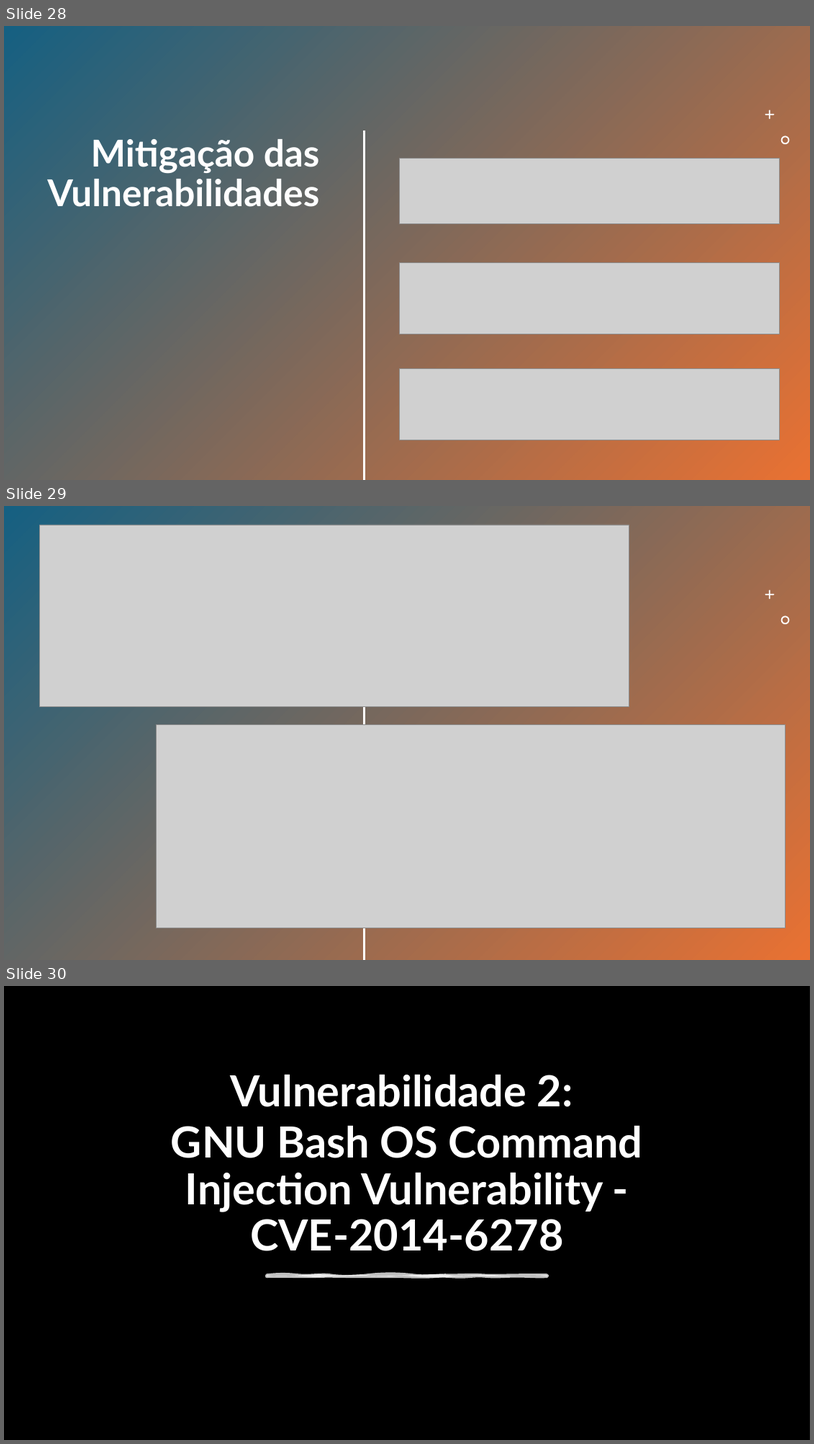
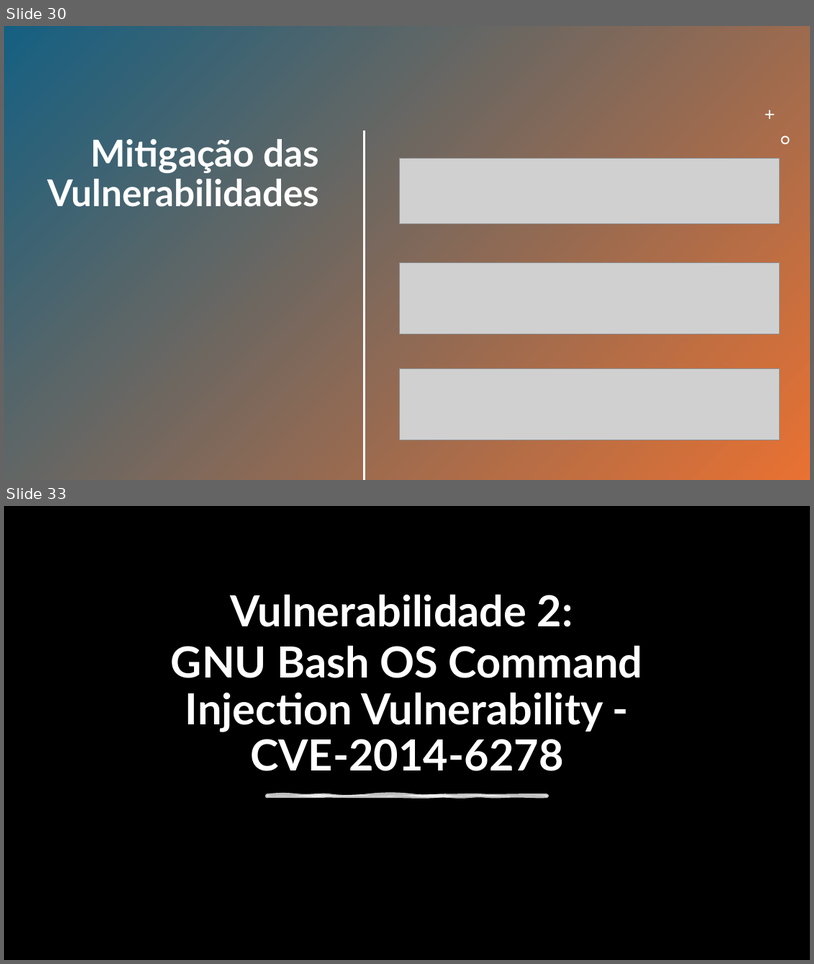
Before and after one commit to ATMD4/CiberWork, a slide deck: Análise de Vulnerabilidades.pptx. Shown one above the other, each under a label of ours: slides 28, 29 and 30 before the commit, slides 30 and 33 after it; the slides between them are not shown. The pictures are 814x1444 and 814x964 pixels, drawn with LibreOffice and Linux fonts; fonts in the diff are those of the drawing; grey boxes stand for pictures; background and template pictures are left out; a plain dark background stands for a picture behind light text. Boxes give left, top, right and bottom in pixels: in the first picture for what was removed or moved away, otherwise in the second. Text is boxed around its words. In the diff, an @@ line names an element or a change of style, - is before the commit and + after.

```diff
--- a/Análise de Vulnerabilidades.pptx
+++ b/Análise de Vulnerabilidades.pptx
@@ slide 29 removed at (4,506,810,960), background #FFFFFF @@
@@ rectangle removed at (4,506,810,960) @@
@@ picture removed at (40,525,630,707) @@
@@ freeform shape removed at (766,590,774,599) @@
@@ line removed from (365, 611) to (365, 959) @@
@@ freeform shape removed at (782,615,790,624) @@
@@ picture removed at (156,724,786,928) @@
@@ what was slide 28 is now slide 30 @@
@@ what was slide 30 is now slide 33 @@
```
Also in this commit, not shown: 5 slides changed, 5 slides added, 1 other slide removed.
